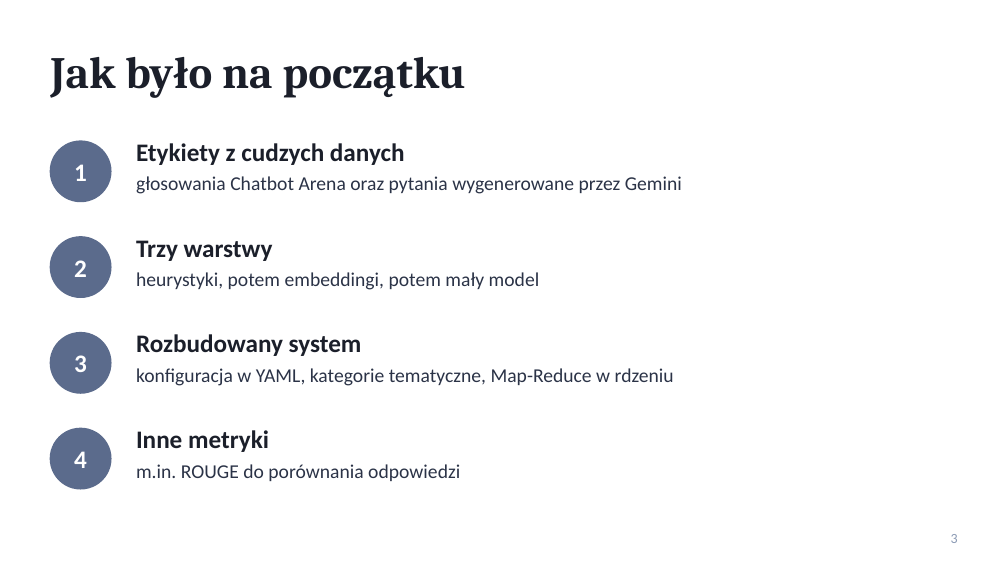
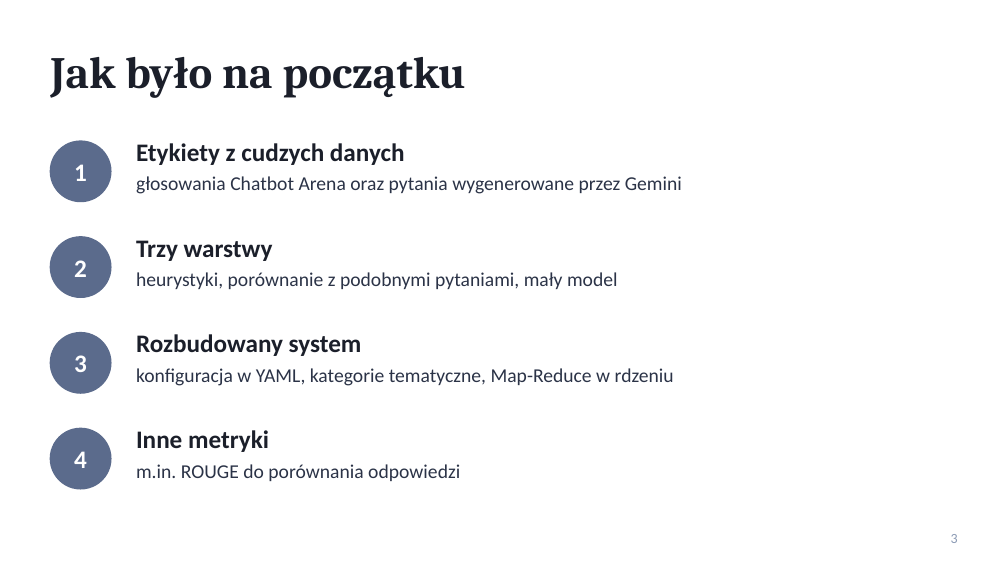
Before and after one commit to philip-melkowski/philip_melkowski_praca_inz, a slide deck: slide 3 of docs/prezentacja_postepy.pptx. Drawn at 1008x567 pixels with LibreOffice and Linux fonts; fonts in the diff are those of the drawing. Boxes give left, top, right and bottom in pixels: in the first picture for what was removed or moved away, otherwise in the second. Text is boxed around its words. In the diff, an @@ line names an element or a change of style, - is before the commit and + after.

```diff
--- a/docs/prezentacja_postepy.pptx
+++ b/docs/prezentacja_postepy.pptx
@@ text at [136,272,618,289]: text changed @@
-heurystyki, potem embeddingi, potem mały model
+heurystyki, porównanie z podobnymi pytaniami, mały model
```
Also in this commit, not shown: 6 other slides changed, 2 other files.
